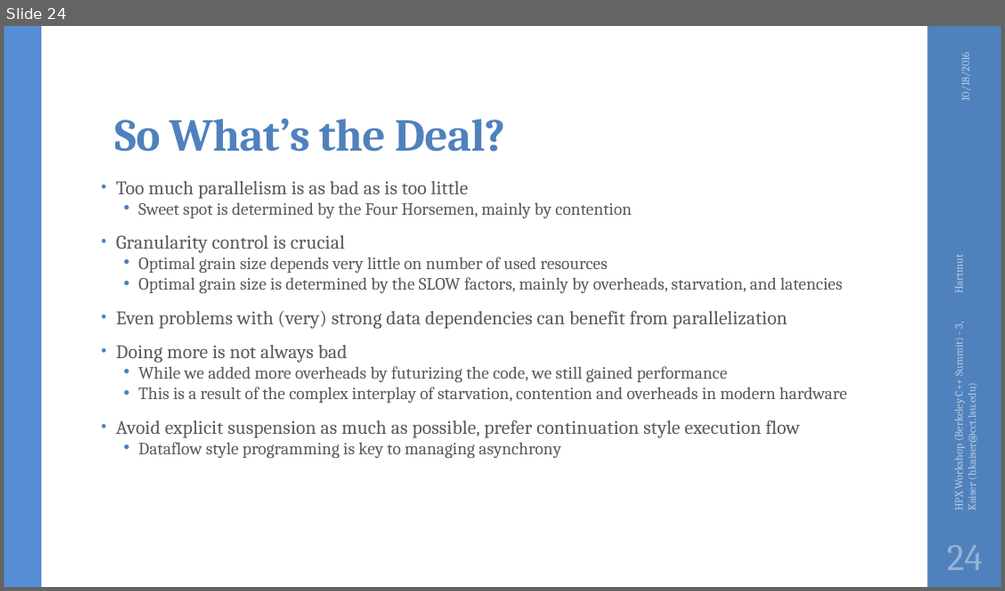
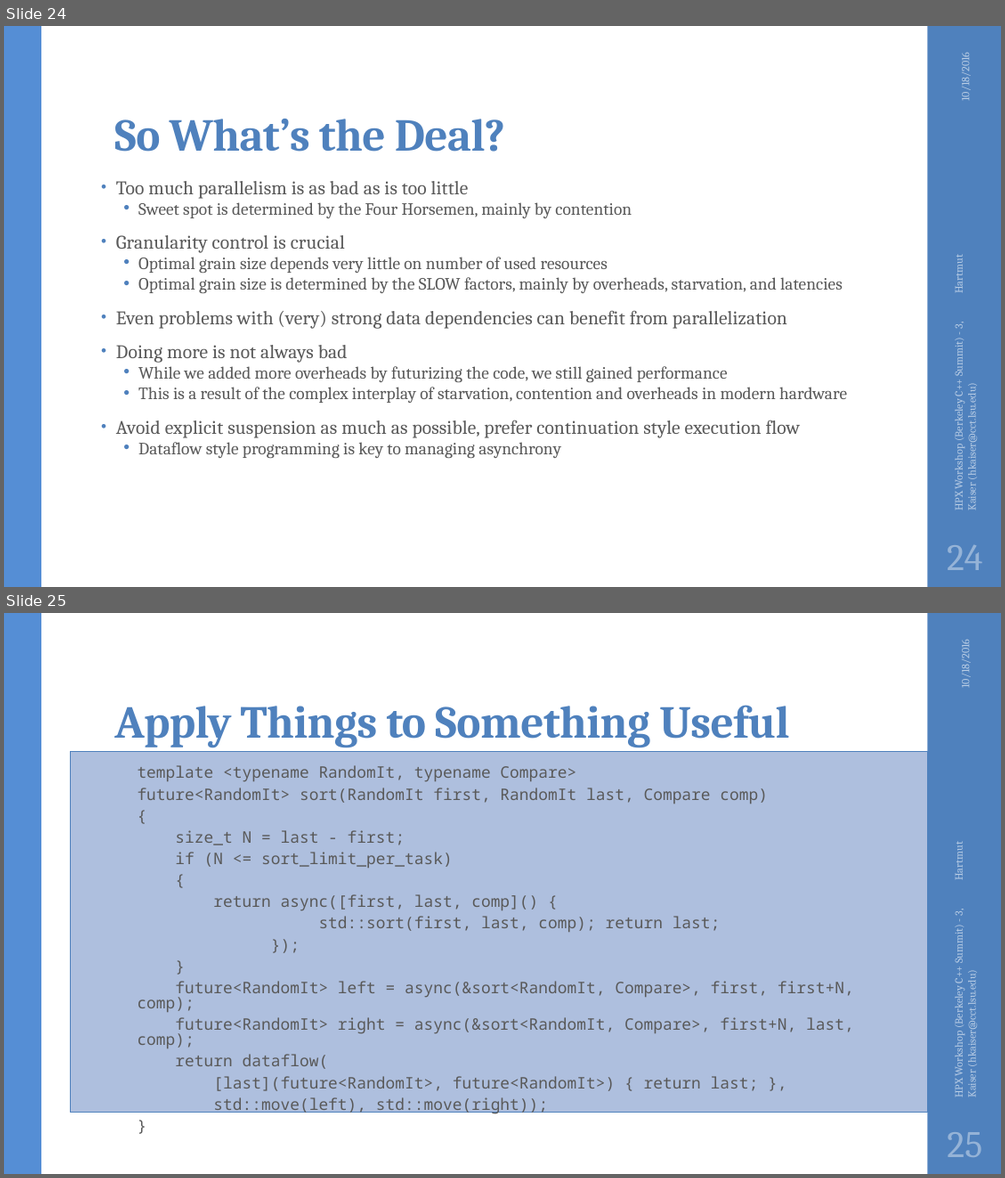
Before and after one commit to STEllAR-GROUP/tutorials, a slide deck: lbl2016/HPX Workshop (Berkeley C++ Summit) - 3.pptx. Shown one above the other, each under a label of ours: slide 24 before the commit, slides 24 and 25 after it. The pictures are 1005x591 and 1005x1178 pixels, drawn with LibreOffice and Linux fonts; fonts in the diff are those of the drawing; background and template pictures are left out. Boxes give left, top, right and bottom in pixels: in the first picture for what was removed or moved away, otherwise in the second. Text is boxed around its words. In the diff, an @@ line names an element or a change of style, - is before the commit and + after.

Commit message:
Adding sort slide

```diff
--- a/lbl2016/HPX Workshop (Berkeley C++ Summit) - 3.pptx
+++ b/lbl2016/HPX Workshop (Berkeley C++ Summit) - 3.pptx
@@ slide 25 added at bbox=[4, 613, 1001, 1174], background #FFFFFF; not listed: 2 template elements that a slide beside it also shows @@
@@ text added at bbox=[957, 643, 971, 687], 10.5 pt, text #B9CDE5 @@
+10/18/2016
@@ title added at bbox=[114, 705, 789, 747], 44 pt, text #4F81BD, bold @@
+Apply Things to Something Useful
@@ rectangle added at bbox=[70, 751, 928, 1111], fill #AFC0DF, outline #4F81BD 0.75 pt @@
@@ text added at bbox=[138, 765, 854, 1114], 15.3 pt, text #595959 @@
+  template <typename RandomIt, typename Compare>
+  future<RandomIt> sort(RandomIt first, RandomIt last, Compare comp)
+  {
+  size_t N = last - first;
+  if (N <= sort_limit_per_task)
+  {
+  return async([first, last, comp]() {
+  std::sort(first, last, comp); return last;
+  });
+  }
+  future<RandomIt> left = async(&sort<RandomIt, Compare>, first, first+N, comp);
+  future<RandomIt> right = async(&sort<RandomIt, Compare>, first+N, last, comp);
+  return dataflow(
+  [last](future<RandomIt>, future<RandomIt>) { return last; },
+  std::move(left), std::move(right));
+  }
@@ text added at bbox=[951, 908, 979, 1096], 10.5 pt, text #B9CDE5 @@
+HPX Workshop (Berkeley C++ Summit) - 3, Hartmut Kaiser (hkaiser@cct.lsu.edu)
@@ page number added at bbox=[947, 1132, 982, 1157], 36 pt, text #95B3D7 @@
+25
```
Also in this commit, not shown: 1 other file.
